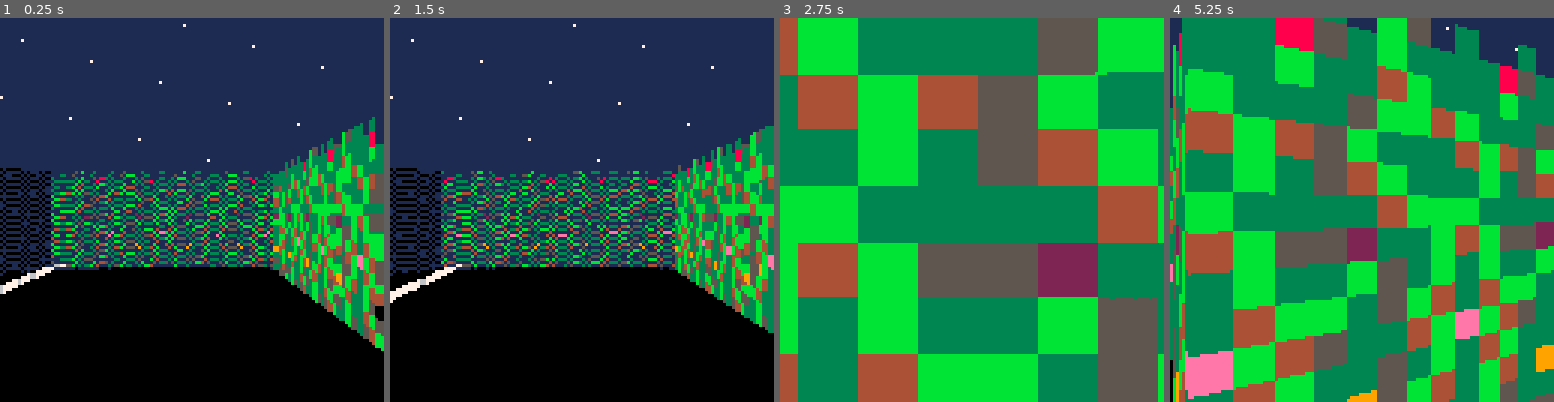
Above: before the commit, frames 1-4 (left to right).
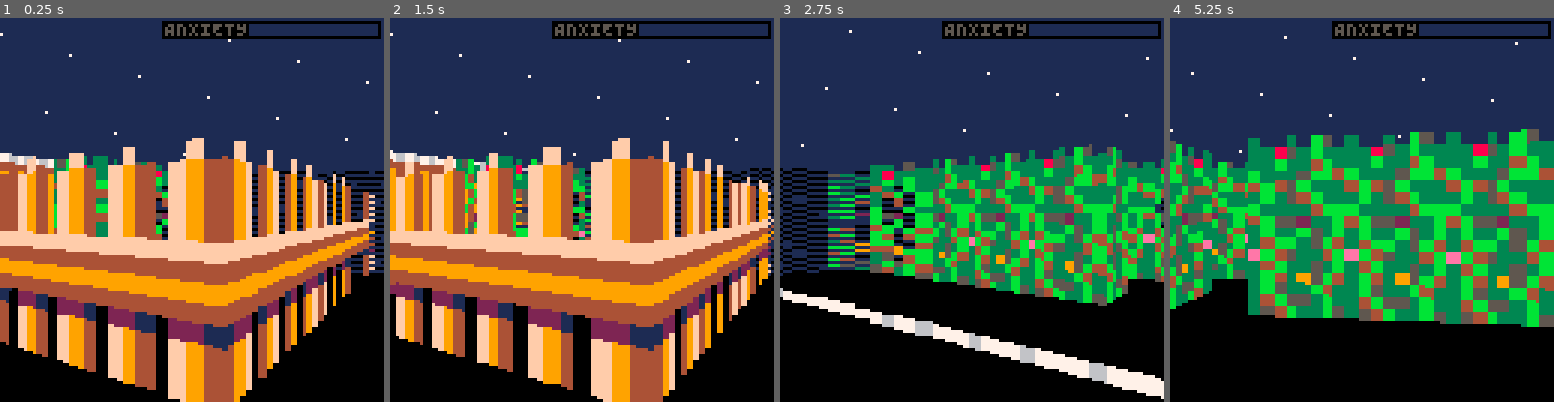
Above: after the commit, the same moments.

Repository: jcwilk/anx
Game: PICO-8 cartridge anx.p8
Two runs of this game, one before a commit and one after it. Both use one fixed random seed, a clock stepped at 60 frames per second and the inputs below.
Inputs:
- Up to frame 1 (0.25 s): no input
- Up to frame 2 (1.5 s): tap X (X key) at 0.33, 1.07 s; tap O (Z key) at 0.7 s
- Up to frame 3 (2.75 s): hold Right 1.6-2.1 s; tap O (Z key) at 1.7, 2.1, 2.5 s; tap X (X key) at 1.85 s; hold Up 2.15-2.42 s; hold Right from 2.47 s (still down)
- Up to frame 4 (5.25 s): tap O (Z key) every 0.4 s from 2.9 to 4.9 s; tap X (X key) at 2.97, 4.08, 5.2 s; release Right at 3.03 s; hold Left 3.08-3.58 s; hold Down 3.63-3.97 s; hold Right 4.02-4.68 s; hold Up 4.73-5.03 s; hold Left from 5.08 s (still down)

The runs differ from the first frame. In frame 1, 54% of the frame differs, in the area x 0-100%, y 0-100%; in frame 2, 52%; in frame 3, 93%; in frame 4, 84%.

Commit message:
Made pixels start to wander during anxiety
Kinda glitchy but whatever I can come back to it... Need to upgrade pico8 and give it another optimization pass

Diff:
--- a/anx.p8
+++ b/anx.p8
@@ -247,6 +247,37 @@
 
 cached_sprites={}
 
+aomx = {}
+aomy = {}
+for ix=1,8 do
+ aomx[ix] = {}
+ aomy[ix] = {}
+ for iy=1,16 do
+  aomx[ix][iy] = 0
+  aomy[ix][iy] = 0
+ end
+end
+
+function wander_aom()
+ local max_wander_step = 1
+ for ix=1,8 do
+  for iy=1,16 do
+   ws = min(max_wander_step,max_screenx_offset/5)
+
+   if enable_anxiety_x_offset then
+    xw = (rnd() * 2 - 1) * ws
+    aomx[ix][iy] = mid(-max_screenx_offset,aomx[ix][iy]+xw,max_screenx_offset)
+   elseif abs(aomx[ix][iy]) > max_wander_step then
+    aomx[ix][iy] -= tounit(aomx[ix][iy]) * max_wander_step / 4
+   else
+    aomx[ix][iy] = 0
+   end
+   yw = (rnd() * 2 - 1) * ws
+   aomy[ix][iy] = mid(-max_screenx_offset,aomy[ix][iy]+yw,max_screenx_offset)
+  end
+ end
+end
+
 function is_sprite_wall(sprite_id)
  return sprite_id > 0 and not fget(sprite_id,7) and not fget(sprite_id,6)
 end
@@ -364,12 +395,14 @@
  return {
   distance=distance,
   draw=function()
-   local pixel_color, offset_check, check_col
+   local pixel_color, offset_check, check_col, ox, oy
 
    for pixel_row=1,(sprites_tall*8) do
     pixel_color=pixel_column[pixel_row]
     if pixel_color > 0 then
-     rectfill(screenx,screeny+pixel_row*pixel_height-pixel_height,screenxright,screeny+pixel_row*pixel_height-1,pixel_color)
+     ox = aomx[pixel_col+1][pixel_row]
+     oy = aomy[pixel_col+1][pixel_row]
+     rectfill(ox+screenx,oy+screeny+pixel_row*pixel_height-pixel_height,ox+screenxright,oy+screeny+pixel_row*pixel_height-1,pixel_color)
     end
    end
   end
@@ -536,9 +569,11 @@
    end
 
    local screenxright=screenx+draw_width-1
-   local side_i,side
-
-   for row in all(mob_data.rows) do
+   local side_i,side,row
+
+   --for row in all(mob_data.rows) do
+   for i=1,#mob_data.rows do
+    row=mob_data.rows[i]
     pixel=row.pixels[col_i]
     if not side_only and pixel > 0 then
      rectfill(screenx,row.yo,screenxright,row.yf,pixel)
@@ -701,6 +736,7 @@
 turn_amount=orig_turn_amount
 orig_speed = .1
 speed = orig_speed
+max_anxiety = 40
 
 function set_skybox(sprite_id)
  sky_color=sget(8*(sprite_id%16),8*flr(sprite_id/16))
@@ -709,6 +745,7 @@
 
 start_time=0
 max_width=0
+max_screenx_offset=0
 function raycast_walls()
  local pv
  local slope
@@ -724,6 +761,9 @@
  else
   alotted_time=(2-start_time)
  end
+ --temp
+ --alotted_time = 10-start_time
+ --
  local buffer_time=buffer_percent*alotted_time
  start_time+=buffer_time
  alotted_time-=buffer_time
@@ -857,7 +897,7 @@
 
 mobile_pool = make_pool()
 wall_pool = make_pool()
-player =makemobile(false,makevec2d(8,-30),makeangle(-1/4))
+player =makemobile(false,makevec2d(10.369,-33.525),makeangle(.6601))
 
 for x=0,127 do
  for y=0,63 do
@@ -873,6 +913,7 @@
  reverse_strafe = not reverse_strafe
 end)
 
+--debug=true
 menuitem(3, "debug", function()
  if debug then
   debug = false
@@ -889,6 +930,8 @@
   return
  end
 
+ is_panic_attack = false
+
  if current_anxiety >= 0 then
   current_anxiety-=.05+.005*current_anxiety
   if current_anxiety < 0 then current_anxiety=0 end
@@ -912,6 +955,16 @@
 visual_anxiety = current_anxiety
 max_anxiety_diff = .3
 function recalc_settings()
+ -- if current_anxiety == 0 and visual_anxiety == 0 then
+ --   if ran_one_last_time then
+ --     return
+ --   else
+ --     ran_one_last_time = true
+ --   end
+ -- else
+ --   ran_one_last_time = false
+ -- end
+
  local anxiety_diff = current_anxiety - visual_anxiety
  local max_diff = max(abs(anxiety_diff/10),max_anxiety_diff)
  visual_anxiety+= mid(-max_anxiety_diff,anxiety_diff,max_anxiety_diff)
@@ -919,17 +972,29 @@
  -- https://www.desmos.com/calculator/pfberbcv2c
  local downscale_anxiety = .4 --sliding scale for how intense to make it
  local anxiety_factor = -2/(-visual_anxiety*downscale_anxiety-2)
- fisheye_ratio = (1 - anxiety_factor) * 4
+ fisheye_ratio = (1 - anxiety_factor) * 3
  --field_of_view = orig_field_of_view / anxiety_factor
  height_ratio = .44+.08*abs(sin(walking_step))+.15*anxiety_factor
  draw_distance = orig_draw_distance * (1/4 + 3/4*anxiety_factor)
  turn_amount = orig_turn_amount * (2 - anxiety_factor)
- height_ratio = orig_height_ratio * (.5 + anxiety_factor/2)
+ height_ratio = orig_height_ratio * (.8 + anxiety_factor*.2)
  speed = orig_speed * (2 - anxiety_factor)
+ if is_panic_attack then
+  enable_anxiety_x_offset = true
+  max_screenx_offset = 80
+ else
+  enable_anxiety_x_offset = false
+  max_screenx_offset = (1 - anxiety_factor)
+ end
+ wander_aom()
 end
 
 function add_anxiety()
  current_anxiety+=3
+ if current_anxiety >= max_anxiety then
+  current_anxiety = max_anxiety
+  is_panic_attack = true
+ end
  anxiety_recover_cooldown = 3
 end
 
@@ -1010,6 +1075,25 @@
  draw_stars()
 end
 
+function draw_anxiety_bar()
+ rectfill(54,1,126,6,0)
+ rectfill(83,2,125,5,1)
+ if current_anxiety > 0 then
+  local anx_pixels = (125-83) / max_anxiety * current_anxiety
+  rectfill(83,2,min(83+anx_pixels,125),5,7)
+  local disp_pixels
+  if is_panic_attack then
+   disp_pixels = 125-83
+  else
+   disp_pixels = (125-83) / max_anxiety * visual_anxiety
+  end
+  rectfill(83,2,min(83+disp_pixels,125),5,8)
+  print("ANXIETY",55,1,6)
+ else
+  print("ANXIETY",55,1,5)
+ end
+end
+
 mob_pos_map={}
 sky_color=1
 ground_color=0
@@ -1029,6 +1113,9 @@
  end)
 
  raycast_walls()
+
+ draw_anxiety_bar()
+
  if debug then
   color(12)
   cursor(0,0)
--- a/main.lua
+++ b/main.lua
@@ -12,6 +12,7 @@
 turn_amount=orig_turn_amount
 orig_speed = .1
 speed = orig_speed
+max_anxiety = 40
 
 function set_skybox(sprite_id)
   sky_color=sget(8*(sprite_id%16),8*flr(sprite_id/16))
@@ -20,6 +21,7 @@
 
 start_time=0
 max_width=0
+max_screenx_offset=0
 function raycast_walls()
   local pv
   local slope
@@ -35,6 +37,9 @@
   else
     alotted_time=(2-start_time)
   end
+  --temp
+  --alotted_time = 10-start_time
+  --
   local buffer_time=buffer_percent*alotted_time
   start_time+=buffer_time
   alotted_time-=buffer_time
@@ -168,7 +173,7 @@
 
 mobile_pool = make_pool()
 wall_pool = make_pool()
-player =makemobile(false,makevec2d(8,-30),makeangle(-1/4))
+player =makemobile(false,makevec2d(10.369,-33.525),makeangle(.6601))
 
 for x=0,127 do
   for y=0,63 do
@@ -184,6 +189,7 @@
   reverse_strafe = not reverse_strafe
 end)
 
+--debug=true
 menuitem(3, "debug", function()
   if debug then
     debug = false
@@ -200,6 +206,8 @@
     return
   end
 
+  is_panic_attack = false
+
   if current_anxiety >= 0 then
     current_anxiety-=.05+.005*current_anxiety
     if current_anxiety < 0 then current_anxiety=0 end
@@ -223,6 +231,16 @@
 visual_anxiety = current_anxiety
 max_anxiety_diff = .3
 function recalc_settings()
+  -- if current_anxiety == 0 and visual_anxiety == 0 then
+  --   if ran_one_last_time then
+  --     return
+  --   else
+  --     ran_one_last_time = true
+  --   end
+  -- else
+  --   ran_one_last_time = false
+  -- end
+
   local anxiety_diff = current_anxiety - visual_anxiety
   local max_diff = max(abs(anxiety_diff/10),max_anxiety_diff)
   visual_anxiety+= mid(-max_anxiety_diff,anxiety_diff,max_anxiety_diff)
@@ -230,17 +248,29 @@
   -- https://www.desmos.com/calculator/pfberbcv2c
   local downscale_anxiety = .4 --sliding scale for how intense to make it
   local anxiety_factor = -2/(-visual_anxiety*downscale_anxiety-2)
-  fisheye_ratio = (1 - anxiety_factor) * 4
+  fisheye_ratio = (1 - anxiety_factor) * 3
   --field_of_view = orig_field_of_view / anxiety_factor
   height_ratio = .44+.08*abs(sin(walking_step))+.15*anxiety_factor
   draw_distance = orig_draw_distance * (1/4 + 3/4*anxiety_factor)
   turn_amount = orig_turn_amount * (2 - anxiety_factor)
-  height_ratio = orig_height_ratio * (.5 + anxiety_factor/2)
+  height_ratio = orig_height_ratio * (.8 + anxiety_factor*.2)
   speed = orig_speed * (2 - anxiety_factor)
+  if is_panic_attack then
+    enable_anxiety_x_offset = true
+    max_screenx_offset = 80
+  else
+    enable_anxiety_x_offset = false
+    max_screenx_offset = (1 - anxiety_factor)
+  end
+  wander_aom()
 end
 
 function add_anxiety()
   current_anxiety+=3
+  if current_anxiety >= max_anxiety then
+    current_anxiety = max_anxiety
+    is_panic_attack = true
+  end
   anxiety_recover_cooldown = 3
 end
 
@@ -321,6 +351,25 @@
   draw_stars()
 end
 
+function draw_anxiety_bar()
+  rectfill(54,1,126,6,0)
+  rectfill(83,2,125,5,1)
+  if current_anxiety > 0 then
+    local anx_pixels = (125-83) / max_anxiety * current_anxiety
+    rectfill(83,2,min(83+anx_pixels,125),5,7)
+    local disp_pixels
+    if is_panic_attack then
+      disp_pixels = 125-83
+    else
+      disp_pixels = (125-83) / max_anxiety * visual_anxiety
+    end
+    rectfill(83,2,min(83+disp_pixels,125),5,8)
+    print("ANXIETY",55,1,6)
+  else
+    print("ANXIETY",55,1,5)
+  end
+end
+
 mob_pos_map={}
 sky_color=1
 ground_color=0
@@ -340,6 +389,9 @@
   end)
 
   raycast_walls()
+
+  draw_anxiety_bar()
+
   if debug then
     color(12)
     cursor(0,0)
--- a/sprites.p8
+++ b/sprites.p8
@@ -247,6 +247,37 @@
 
 cached_sprites={}
 
+aomx = {}
+aomy = {}
+for ix=1,8 do
+  aomx[ix] = {}
+  aomy[ix] = {}
+  for iy=1,16 do
+    aomx[ix][iy] = 0
+    aomy[ix][iy] = 0
+  end
+end
+
+function wander_aom()
+  local max_wander_step = 1
+  for ix=1,8 do
+    for iy=1,16 do
+      ws = min(max_wander_step,max_screenx_offset/5)
+
+      if enable_anxiety_x_offset then
+        xw = (rnd() * 2 - 1) * ws
+        aomx[ix][iy] = mid(-max_screenx_offset,aomx[ix][iy]+xw,max_screenx_offset)
+      elseif abs(aomx[ix][iy]) > max_wander_step then
+        aomx[ix][iy] -= tounit(aomx[ix][iy]) * max_wander_step / 4
+      else
+        aomx[ix][iy] = 0
+      end
+      yw = (rnd() * 2 - 1) * ws
+      aomy[ix][iy] = mid(-max_screenx_offset,aomy[ix][iy]+yw,max_screenx_offset)
+    end
+  end
+end
+
 function is_sprite_wall(sprite_id)
   return sprite_id > 0 and not fget(sprite_id,7) and not fget(sprite_id,6)
 end
@@ -364,12 +395,14 @@
   return {
     distance=distance,
     draw=function()
-      local pixel_color, offset_check, check_col
+      local pixel_color, offset_check, check_col, ox, oy
 
       for pixel_row=1,(sprites_tall*8) do
         pixel_color=pixel_column[pixel_row]
         if pixel_color > 0 then
-          rectfill(screenx,screeny+pixel_row*pixel_height-pixel_height,screenxright,screeny+pixel_row*pixel_height-1,pixel_color)
+          ox = aomx[pixel_col+1][pixel_row]
+          oy = aomy[pixel_col+1][pixel_row]
+          rectfill(ox+screenx,oy+screeny+pixel_row*pixel_height-pixel_height,ox+screenxright,oy+screeny+pixel_row*pixel_height-1,pixel_color)
         end
       end
     end
@@ -536,9 +569,11 @@
       end
 
       local screenxright=screenx+draw_width-1
-      local side_i,side
-
-      for row in all(mob_data.rows) do
+      local side_i,side,row
+
+      --for row in all(mob_data.rows) do
+      for i=1,#mob_data.rows do
+        row=mob_data.rows[i]
         pixel=row.pixels[col_i]
         if not side_only and pixel > 0 then
           rectfill(screenx,row.yo,screenxright,row.yf,pixel)
